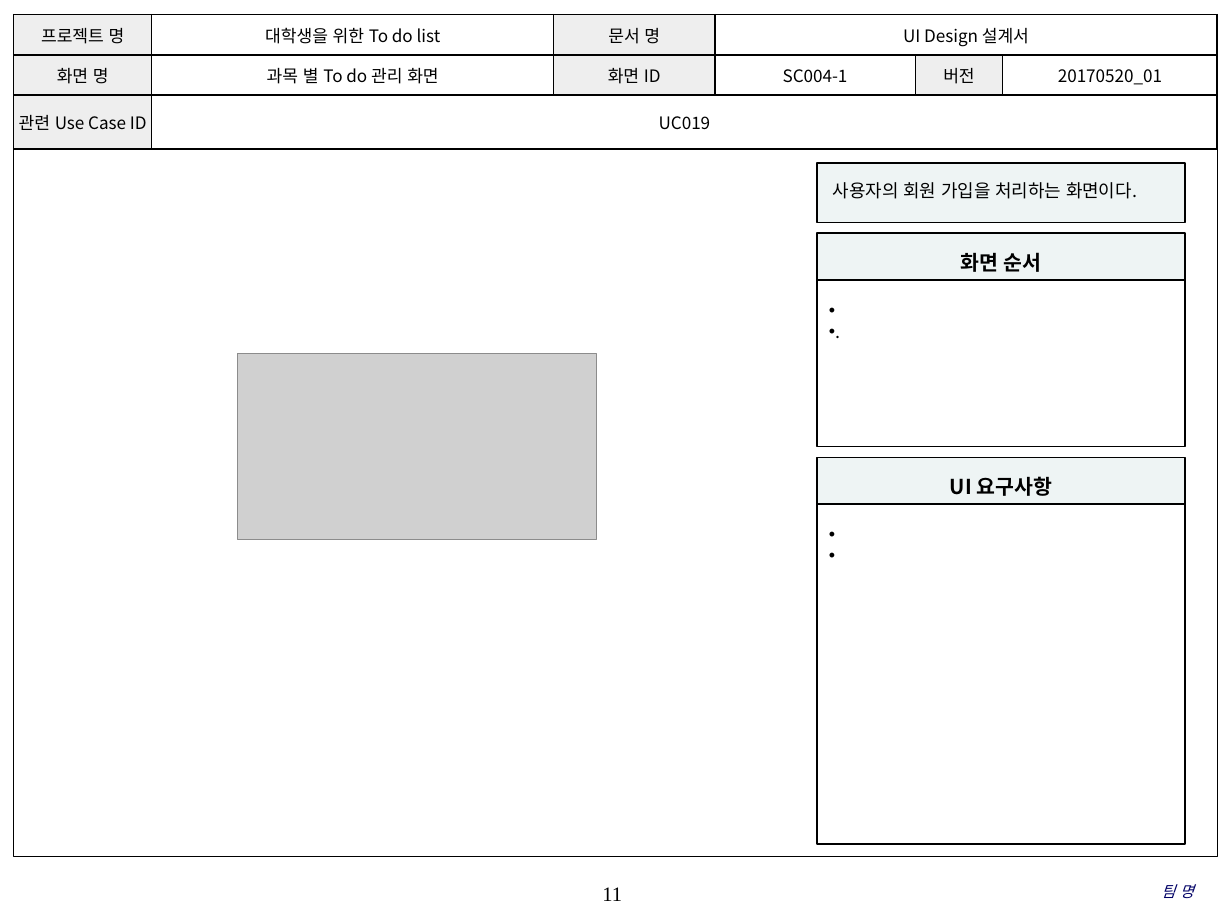
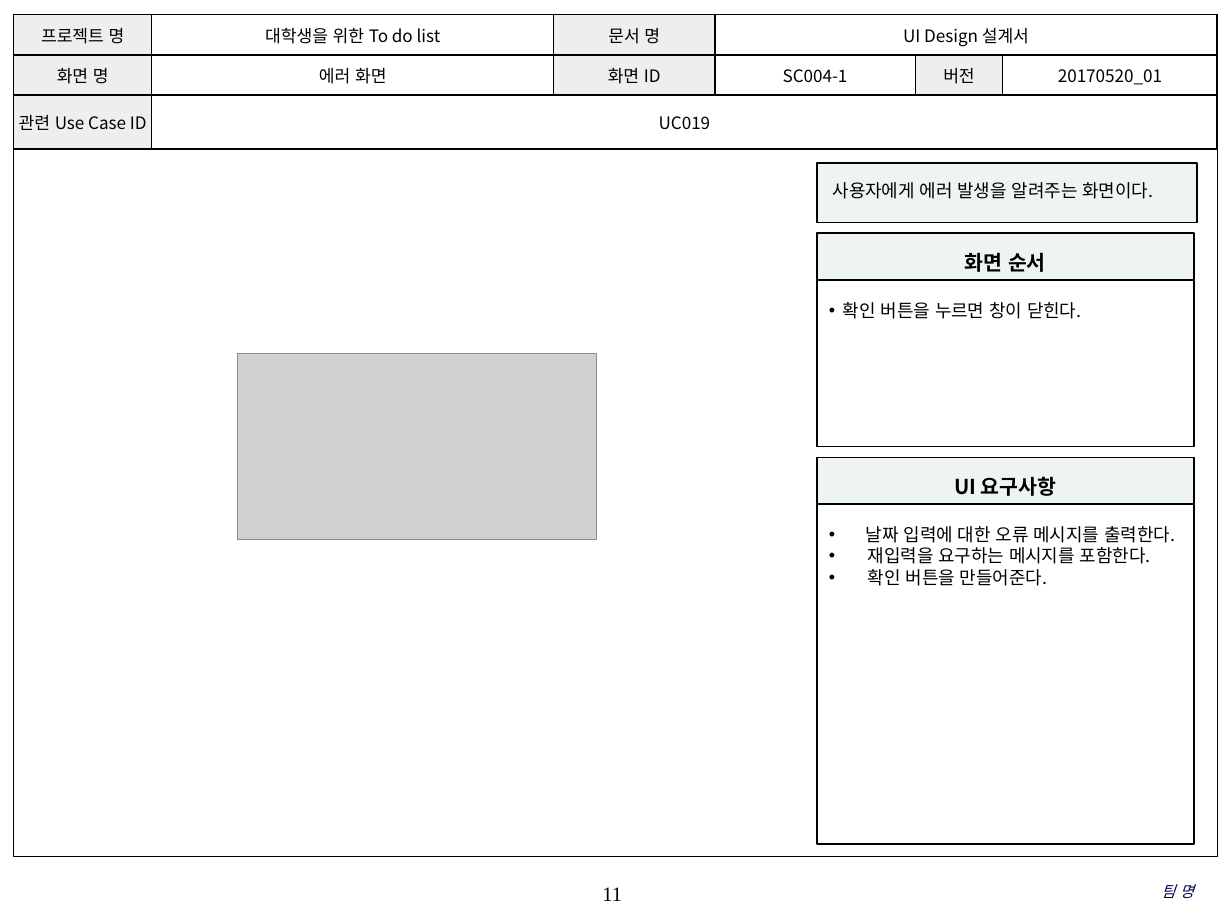
Before and after one commit to SE-admin/SE2017_4_tuna, a slide deck: slide 11 of doc/3_ 설계서/UI Design 설계서.pptx. Drawn at 1232x924 pixels with LibreOffice and Linux fonts; fonts in the diff are those of the drawing; grey boxes stand for pictures; background and template pictures are left out. Boxes give left, top, right and bottom in pixels: in the first picture for what was removed or moved away, otherwise in the second. Text is boxed around its words. In the diff, an @@ line names an element or a change of style, - is before the commit and + after.

Commit message:
UI Design 설계서, 과목별 To Do,총 To Do, 에러화면 UI Design 작성

```diff
--- a/doc/3_ 설계서/UI Design 설계서.pptx
+++ b/doc/3_ 설계서/UI Design 설계서.pptx
@@ table at box(14, 15, 1217, 142) @@
-row 2, column 2: 과목 별 To do 관리 화면
+row 2, column 2: 에러 화면
@@ rectangle "사용자에게 에러 발생을 알려주는 화면이다.": place and size @@
-rectangle "사용자에게 에러 발생을 알려주는 화면이다." at box(817, 163, 1185, 222)
+rectangle "사용자에게 에러 발생을 알려주는 화면이다." at box(817, 163, 1198, 222)
@@ text in rectangle at box(833, 182, 1153, 199): text changed @@
-사용자의 회원 가입을 처리하는 화면이다.
+사용자에게 에러 발생을 알려주는 화면이다.
@@ rectangle "화면 순서": place and size @@
-rectangle "화면 순서" at box(817, 233, 1185, 280)
+rectangle "화면 순서" at box(817, 233, 1194, 280)
@@ rectangle "확인 버튼을 누르면 창이 닫힌다.": place and size @@
-rectangle "확인 버튼을 누르면 창이 닫힌다." at box(817, 280, 1185, 446)
+rectangle "확인 버튼을 누르면 창이 닫힌다." at box(817, 280, 1194, 446)
@@ text in rectangle at box(843, 302, 1082, 319): text changed @@
-• .
+• 확인 버튼을 누르면 창이 닫힌다.
@@ rectangle "UI 요구사항": place and size @@
-rectangle "UI 요구사항" at box(817, 457, 1185, 504)
+rectangle "UI 요구사항" at box(817, 457, 1194, 504)
@@ rectangle "날짜 입력에 대한 오류 메시지를 ...": place and size @@
-rectangle "날짜 입력에 대한 오류 메시지를 ..." at box(817, 504, 1185, 844)
+rectangle "날짜 입력에 대한 오류 메시지를 ..." at box(817, 504, 1194, 844)
@@ text in rectangle at box(866, 526, 1175, 586): text added @@
+• 날짜 입력에 대한 오류 메시지를 출력한다.
+• 재입력을 요구하는 메시지를 포함한다.
+• 확인 버튼을 만들어준다.
```
Also in this commit, not shown: 8 other slides changed.
